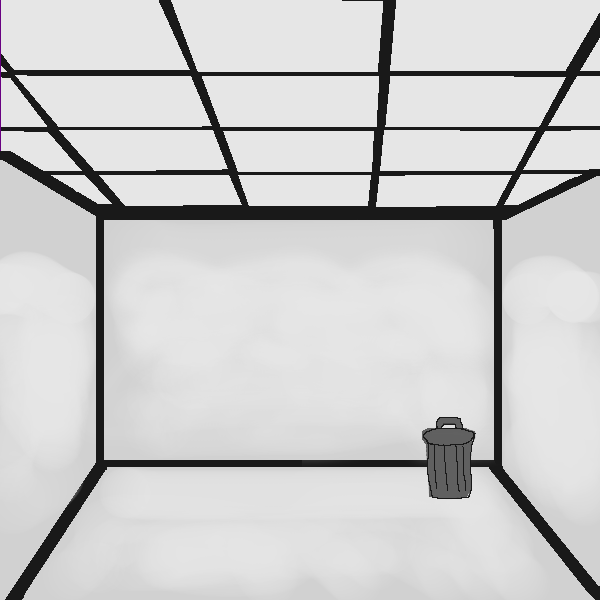
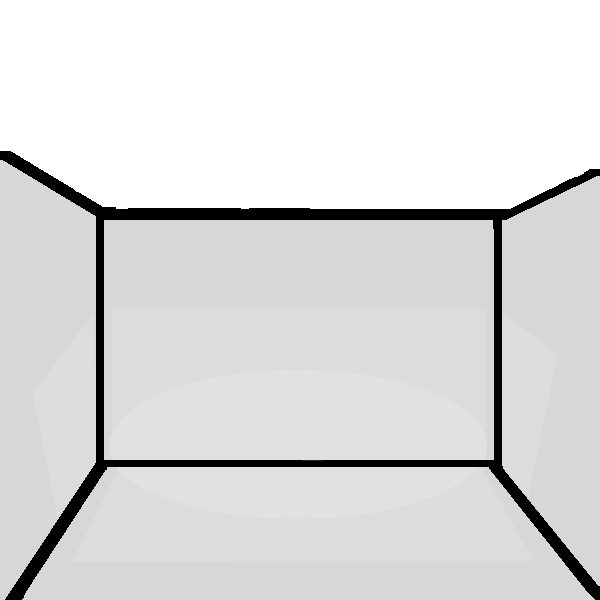
The second 600 x 600 image is a revision of the first. Changes to its layers:
hid "Trashcan" over [422, 417, 476, 500]
painted on "Walls" over [0, 151, 600, 600]
hid "Background" over [0, 0, 600, 600]
